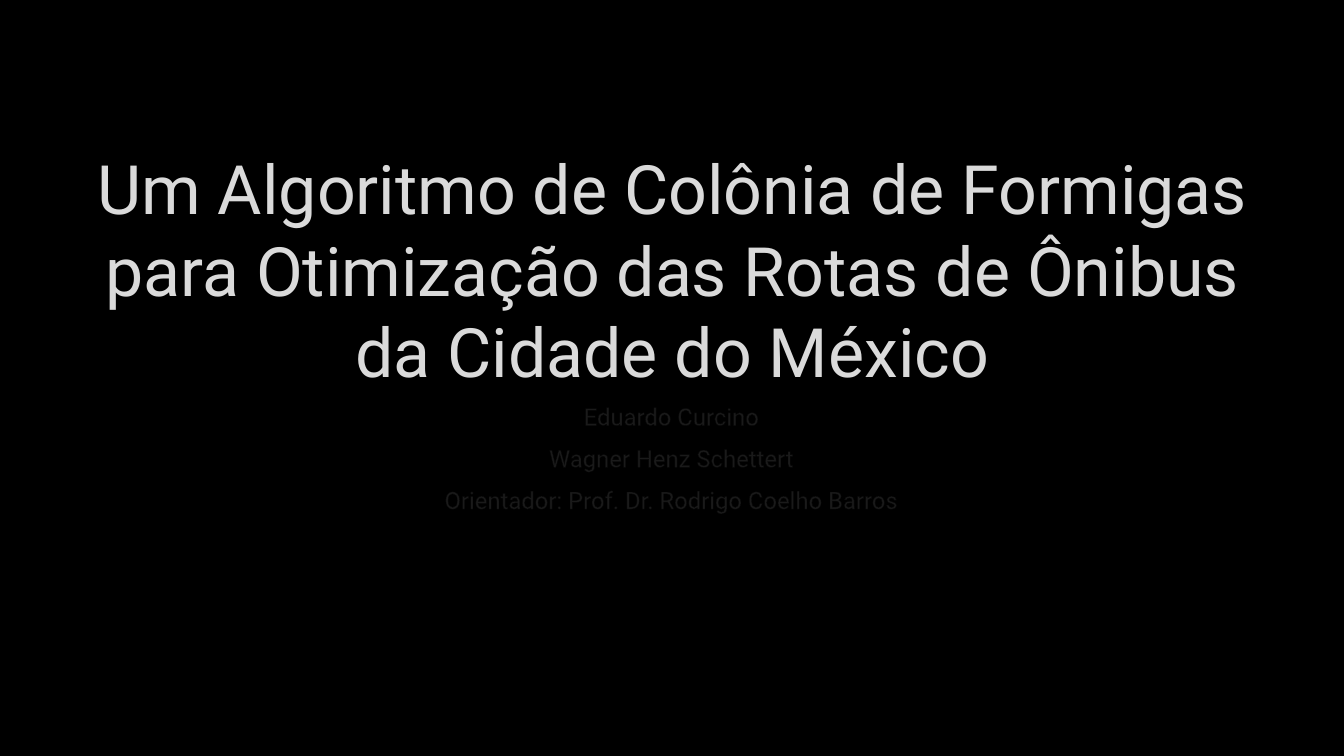
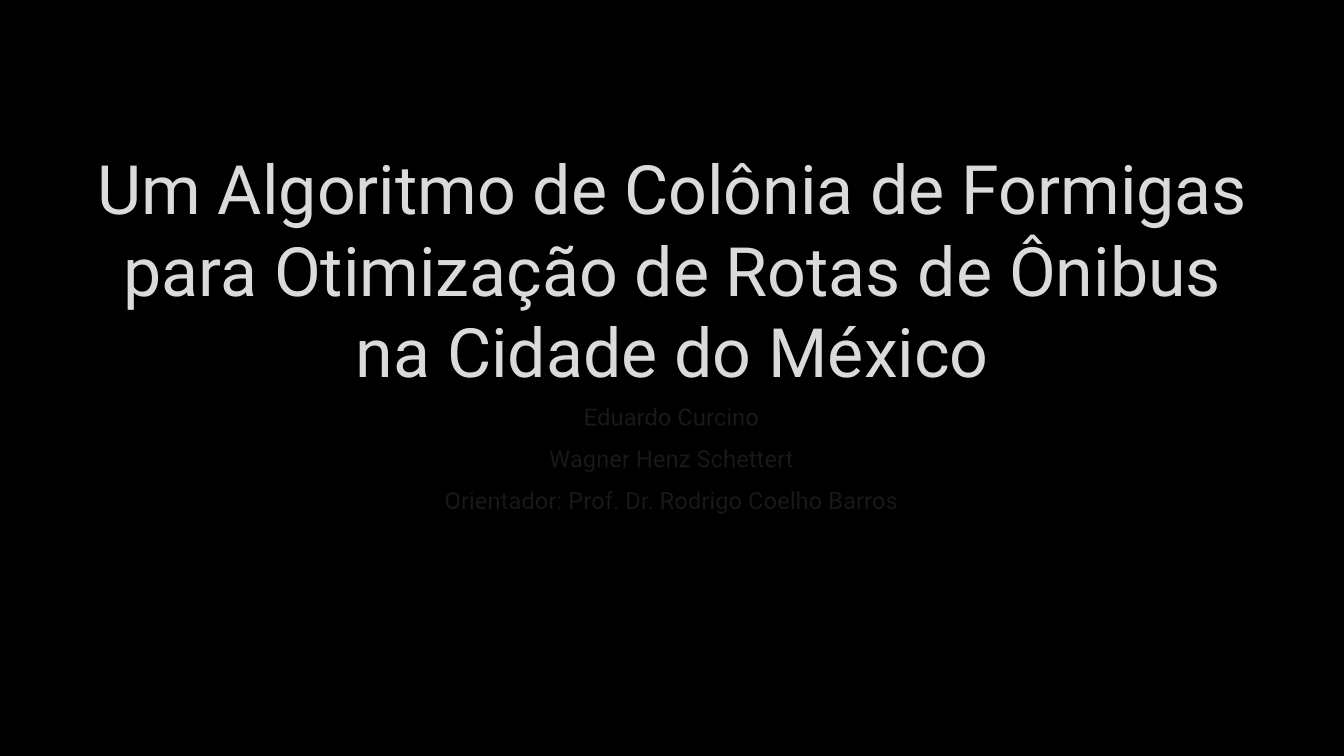
Before and after one commit to whschettert/ACO-Algorithm-for-Shortest-Path, a slide deck: slide 1 of Um Algoritmo de Colônia de Formigas para Otimização.pptx. Drawn at 1344x756 pixels with LibreOffice and Linux fonts; fonts in the diff are those of the drawing; background and template pictures are left out. Boxes give left, top, right and bottom in pixels: in the first picture for what was removed or moved away, otherwise in the second. Text is boxed around its words. In the diff, an @@ line names an element or a change of style, - is before the commit and + after.

Commit message:
ppt

```diff
--- a/Um Algoritmo de Colônia de Formigas para Otimização.pptx
+++ b/Um Algoritmo de Colônia de Formigas para Otimização.pptx
@@ title at box(97, 163, 1247, 378): text changed @@
-Um Algoritmo de Colônia de Formigas para Otimização das Rotas de Ônibus da Cidade do México
+Um Algoritmo de Colônia de Formigas para Otimização de Rotas de Ônibus na Cidade do México
```
Also in this commit, not shown: 1 other slide changed, 15 slides added, 2 slides removed.
